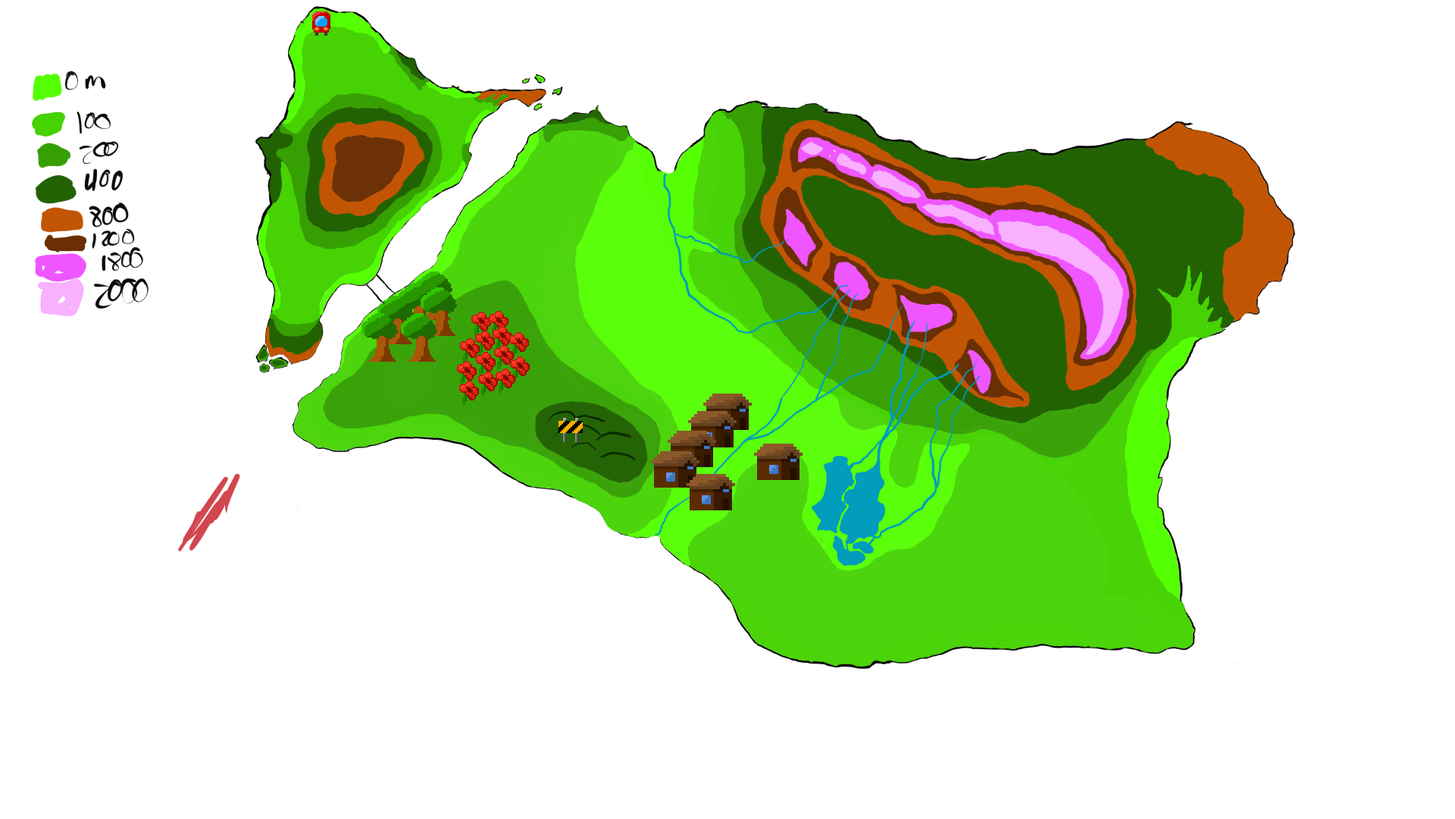
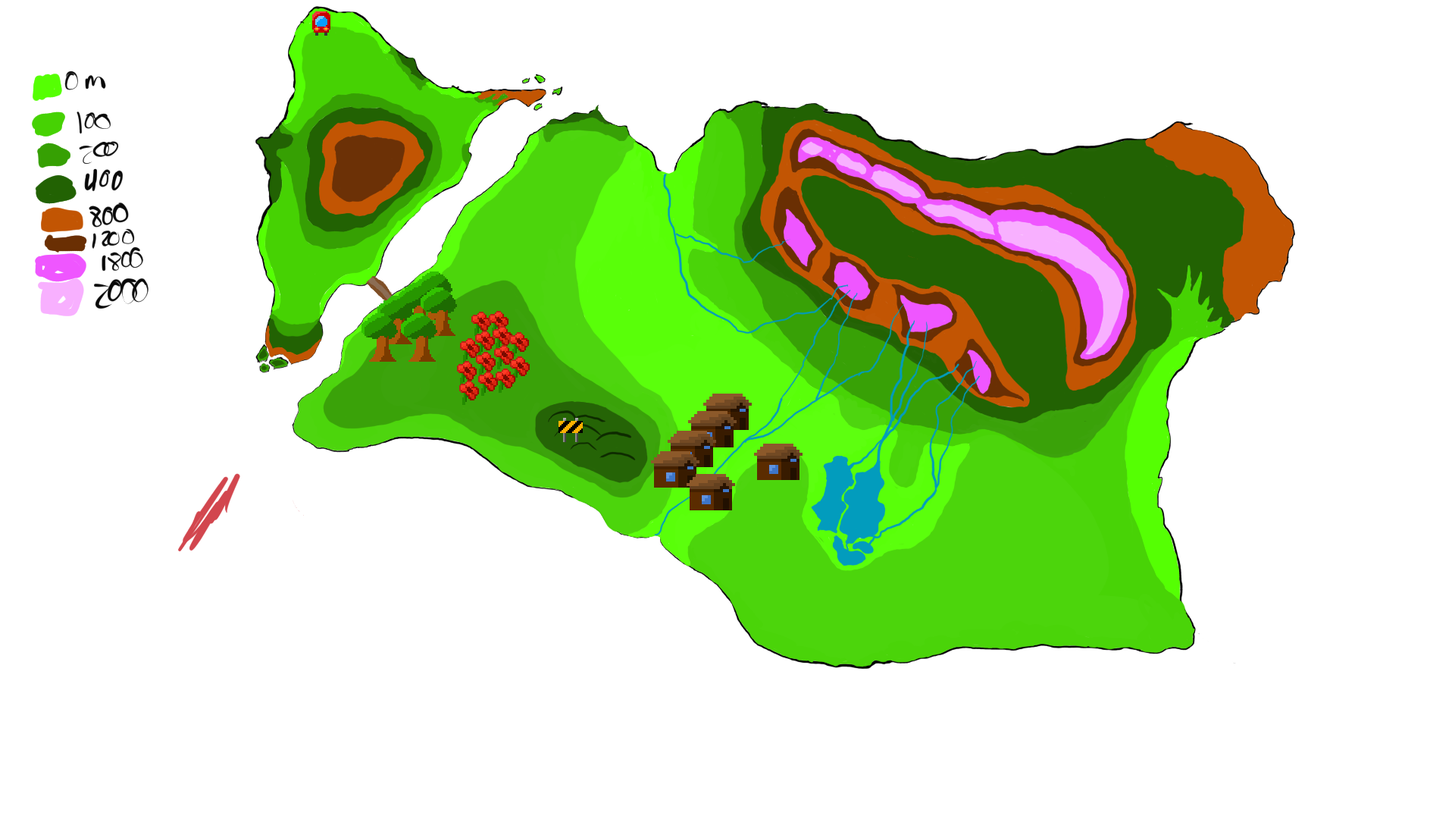
Before/after of a (1455, 819) layered artwork. What changed in the layer stack:
painted on "ElementosHumanos" over (366, 273, 397, 304)
painted on "ElementosNaturales" over (366, 273, 397, 304)
painted on "Altitud" over (366, 273, 397, 304)
painted on "FormaMapa" over (366, 273, 397, 304)
